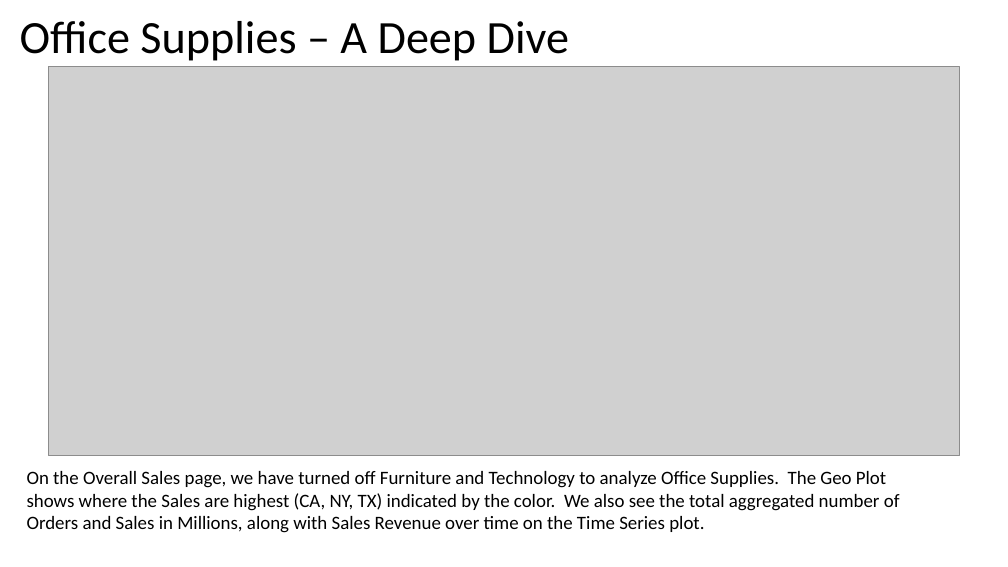
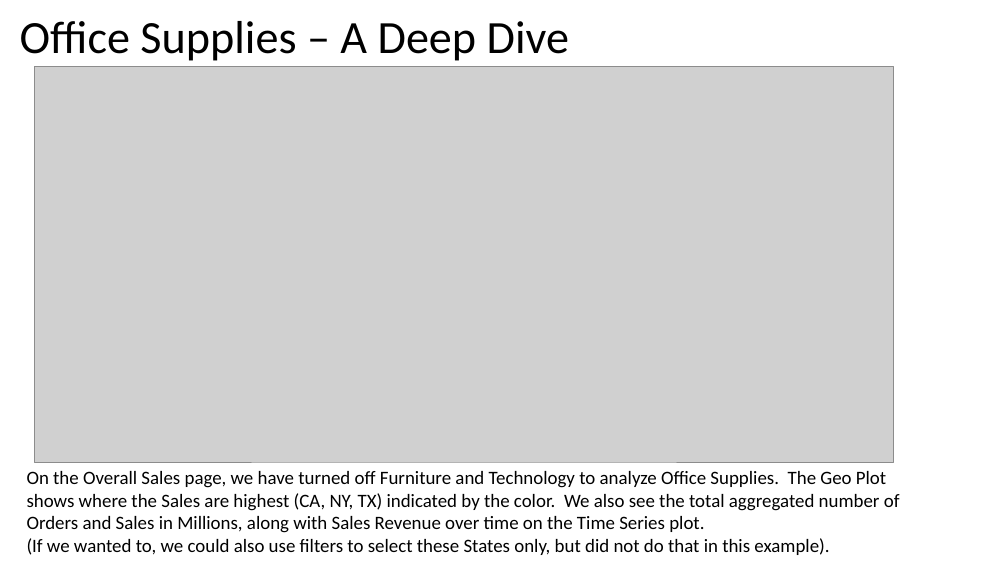
Before and after one commit to ckeller232/ShinyApp-DataVisualization, a slide deck: slide 10 of Superstore Sales Analysis.pptx. Drawn at 1008x567 pixels with LibreOffice and Linux fonts; fonts in the diff are those of the drawing; grey boxes stand for pictures. Boxes give left, top, right and bottom in pixels: in the first picture for what was removed or moved away, otherwise in the second. Text is boxed around its words. In the diff, an @@ line names an element or a change of style, - is before the commit and + after.

Commit message:
Updated app
Updated the app to add a button to filter by State

```diff
--- a/Superstore Sales Analysis.pptx
+++ b/Superstore Sales Analysis.pptx
@@ picture: place and size @@
-picture at [48, 67, 960, 455]
+picture at [35, 67, 894, 462]
@@ text at [27, 538, 829, 555]: paragraph added @@
+(If we wanted to, we could also use filters to select these States only, but did not do that in this example).
```
Also in this commit, not shown: 5 other slides changed, 1 other file.
